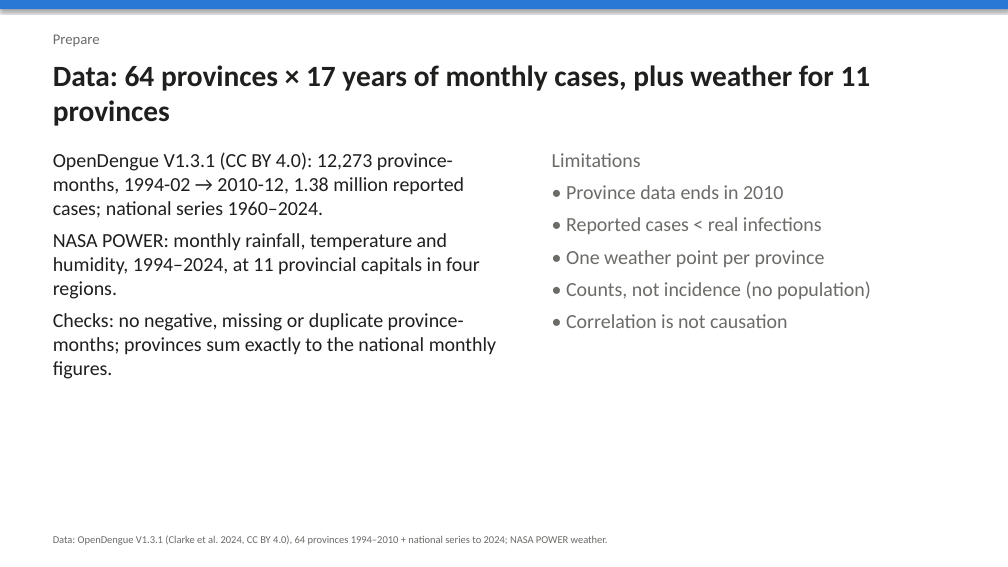
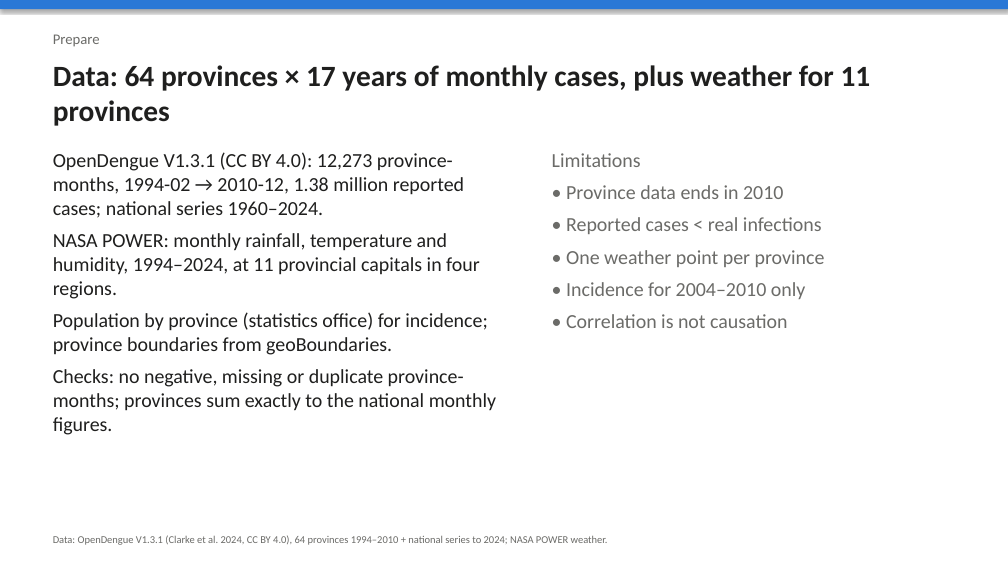
Before and after one commit to Thu-Ha-Vault/dengue-vietnam-case-study, a slide deck: slide 4 of slides/dengue_case_study.pptx. Drawn at 1008x567 pixels with LibreOffice and Linux fonts; fonts in the diff are those of the drawing. Boxes give left, top, right and bottom in pixels: in the first picture for what was removed or moved away, otherwise in the second. Text is boxed around its words. In the diff, an @@ line names an element or a change of style, - is before the commit and + after.

```diff
--- a/slides/dengue_case_study.pptx
+++ b/slides/dengue_case_study.pptx
@@ text at (566, 282, 806, 299): text changed @@
-• Counts, not incidence (no population)
+• Incidence for 2004–2010 only
@@ text at (53, 312, 487, 355): paragraph added @@
+Population by province (statistics office) for incidence; province boundaries from geoBoundaries.
```
Also in this commit, not shown: 7 other slides changed, 1 slide added, 7 other files.
